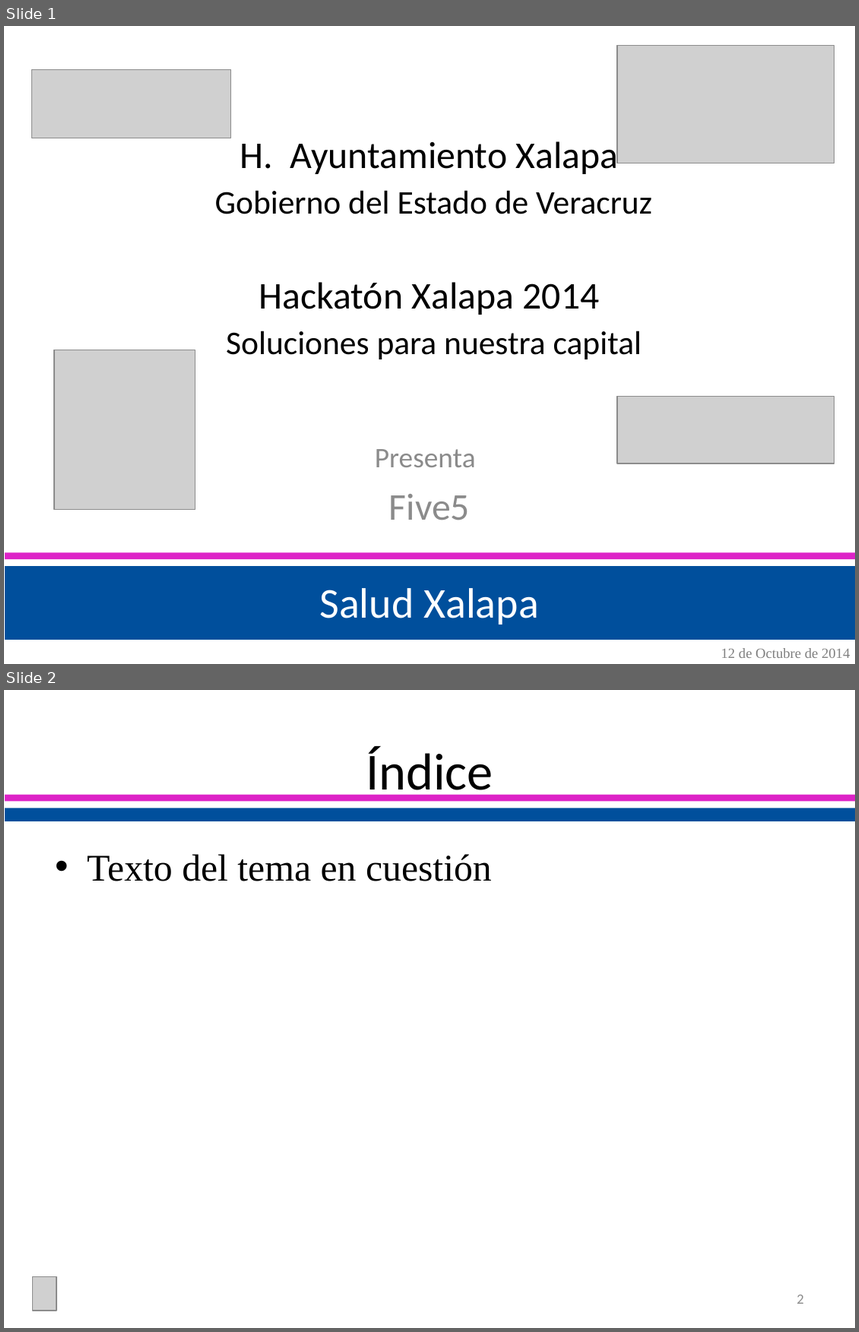
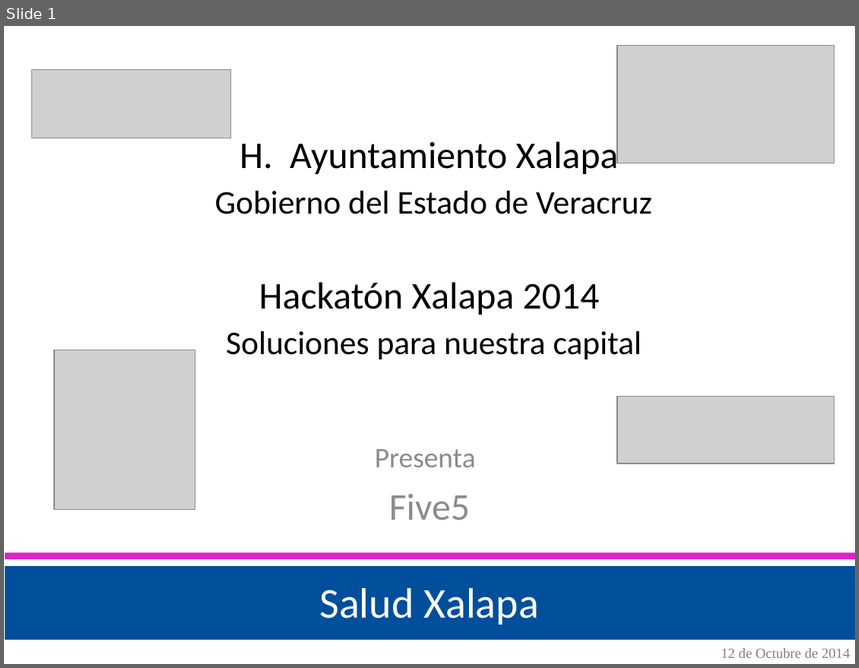
Before and after one commit to HackatonFive5/SaludXalapa, a slide deck: resources/SS Salud Xalapa.pptx. Shown one above the other, each under a label of ours: slides 1 and 2 before the commit, slide 1 after it. The pictures are 859x1332 and 859x668 pixels, drawn with LibreOffice and Linux fonts; fonts in the diff are those of the drawing; grey boxes stand for pictures. Boxes give left, top, right and bottom in pixels: in the first picture for what was removed or moved away, otherwise in the second. Text is boxed around its words. In the diff, an @@ line names an element or a change of style, - is before the commit and + after.

```diff
--- a/resources/SS Salud Xalapa.pptx
+++ b/resources/SS Salud Xalapa.pptx
@@ slide 2 removed at bbox=[4, 690, 855, 1328], background #FFFFFF @@
@@ title removed at bbox=[366, 746, 493, 802] @@
-Índice
@@ rectangle removed at bbox=[5, 795, 855, 802] @@
@@ rectangle removed at bbox=[5, 809, 855, 822] @@
@@ text removed at bbox=[87, 854, 492, 882] @@
-• Texto del tema en cuestión
@@ picture removed at bbox=[33, 1277, 56, 1312] @@
@@ page number removed at bbox=[797, 1295, 804, 1304] @@
-2
```
Also in this commit, not shown: 10 slides added, 4 other files.
